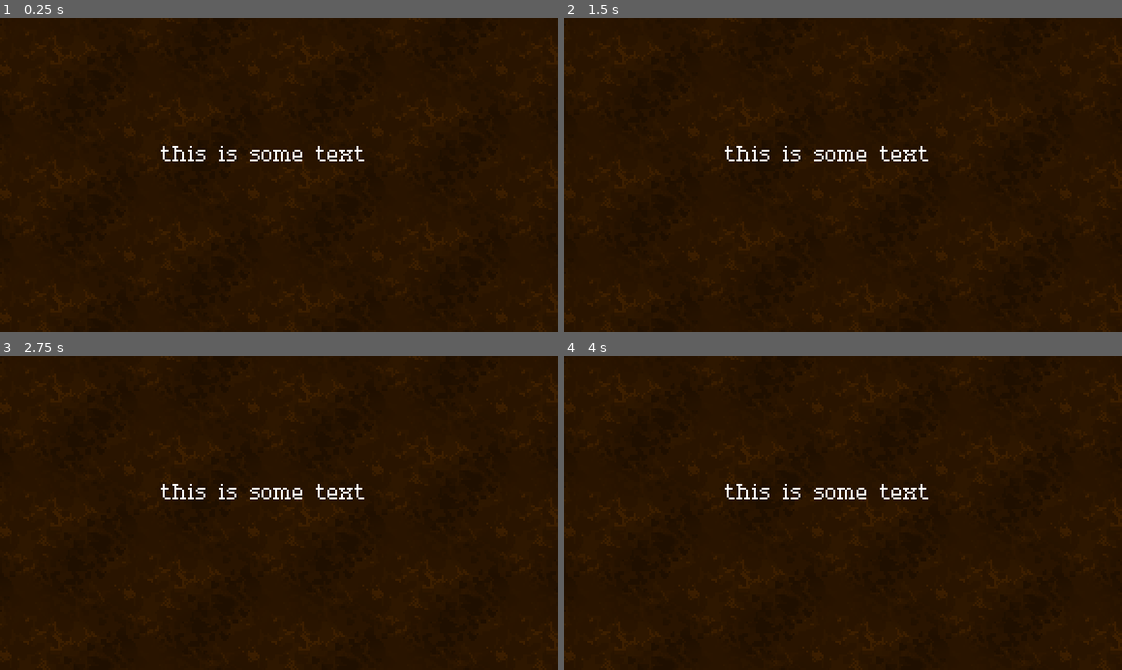
Above: before the commit, frames 1-4 (two rows, left to right).
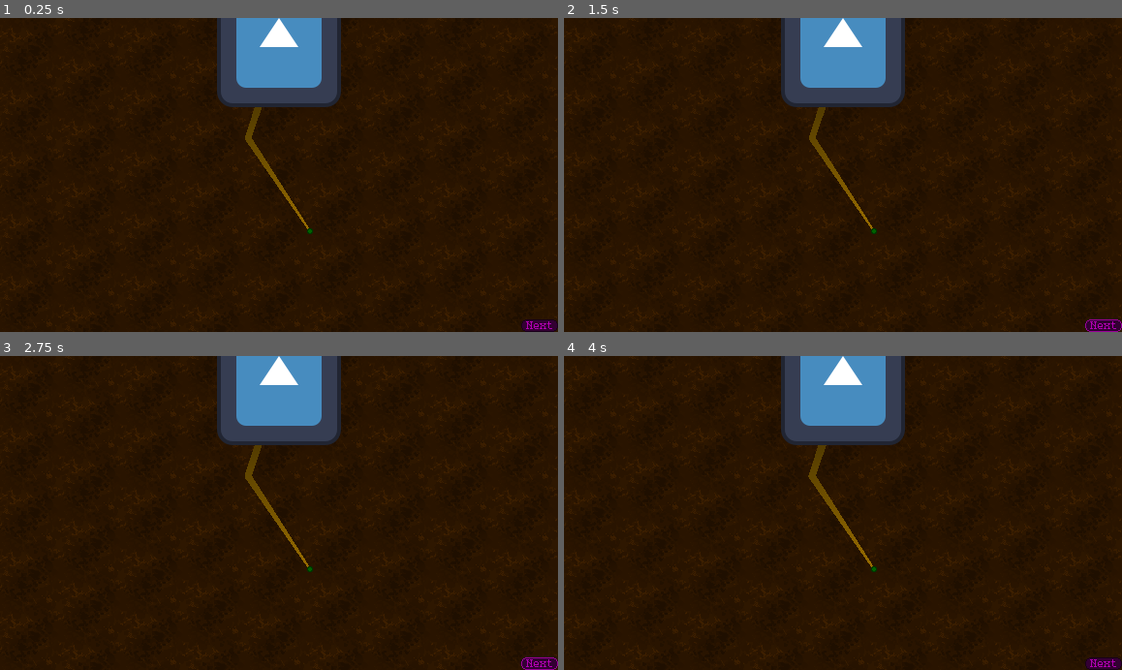
Above: after the commit, the same moments.

Repository: dragonryan06/trellis
Game: Godot game, scene res://test_world.tscn
Two runs of this game, one before a commit and one after it. Both use one fixed random seed, a clock stepped at 60 frames per second and the inputs below. The engine's default icon, where the game draws it, is replaced by a stand-in: a white triangle on a blue panel in a dark square.
Inputs (mouse positions are in pixels of both pictures, inside the frame that each line leads up to):
- Up to frame 1 (0.25 s): no input
- Up to frame 2 (1.5 s): click (1105, 325) at 0.5 s, where only the run after the commit has a clickable "Next"; click (1105, 325) at 1.25 s, where only the run after the commit has a clickable "Next"
- Up to frame 3 (2.75 s): click (541, 663) at 2 s, where only the run after the commit has a clickable "Next"
- Up to frame 4 (4 s): tap Enter at 2.75 s; move the mouse to (965, 497) at 2.77 s; click (965, 497) at 2.92 s; tap Space at 3.5 s; drag from (731, 528) to (815, 575) at 3.52 s

The runs differ from the first frame. In frame 1, 8.0% of the frame differs, in the area x 0-100%, y 0-100%; in frame 2, 8.0%; in frame 3, 8.1%; in frame 4, 8.1%.

Commit message:
Growth handle, root grows to its position each time the turn advances

Diff:
--- /dev/null
+++ b/main_theme.tres
@@ -0,0 +1,51 @@
+[gd_resource type="Theme" format=3 uid="uid://c6s72vx1a2s52"]
+
+[sub_resource type="FontVariation" id="FontVariation_gsqoc"]
+baseline_offset = 0.125
+
+[sub_resource type="StyleBoxFlat" id="StyleBoxFlat_470mv"]
+bg_color = Color(0.2, 0, 0.2, 1)
+border_width_left = 1
+border_width_top = 1
+border_width_right = 1
+border_width_bottom = 1
+border_color = Color(0.6, 0, 0.6, 1)
+corner_radius_top_left = 6
+corner_radius_top_right = 6
+corner_radius_bottom_right = 6
+corner_radius_bottom_left = 6
+anti_aliasing = false
+
+[sub_resource type="StyleBoxFlat" id="StyleBoxFlat_gsqoc"]
+bg_color = Color(0.2, 0, 0.2, 1)
+border_width_left = 1
+border_width_top = 1
+border_width_right = 1
+border_width_bottom = 1
+border_color = Color(0.1, 0, 0.1, 1)
+corner_radius_top_left = 6
+corner_radius_top_right = 6
+corner_radius_bottom_right = 6
+corner_radius_bottom_left = 6
+anti_aliasing = false
+
+[sub_resource type="StyleBoxFlat" id="StyleBoxFlat_a2l2q"]
+bg_color = Color(0.5, 0, 0.5, 1)
+border_width_left = 1
+border_width_top = 1
+border_width_right = 1
+border_width_bottom = 1
+border_color = Color(0.6, 0, 0.6, 1)
+corner_radius_top_left = 6
+corner_radius_top_right = 6
+corner_radius_bottom_right = 6
+corner_radius_bottom_left = 6
+anti_aliasing = false
+
+[resource]
+Button/font_sizes/font_size = 10
+Button/fonts/font = SubResource("FontVariation_gsqoc")
+Button/styles/hover = SubResource("StyleBoxFlat_470mv")
+Button/styles/normal = SubResource("StyleBoxFlat_gsqoc")
+Button/styles/normal_mirrored = null
+Button/styles/pressed = SubResource("StyleBoxFlat_a2l2q")
--- /dev/null
+++ b/meta/game_state.gd
@@ -0,0 +1,3 @@
+extends Node
+
+signal next_turn
--- /dev/null
+++ b/meta/test_world.gd
@@ -0,0 +1,4 @@
+extends Node2D
+
+func _on_next_turn_pressed() -> void:
+	GameState.next_turn.emit()
--- a/project.godot
+++ b/project.godot
@@ -15,10 +15,14 @@
 config/features=PackedStringArray("4.6", "Forward Plus")
 config/icon="res://icon.svg"
 
+[autoload]
+
+GameState="*uid://qsji6mfua05b"
+
 [display]
 
-window/size/viewport_width=288
-window/size/viewport_height=162
+window/size/viewport_width=576
+window/size/viewport_height=324
 window/size/mode=2
 window/stretch/mode="viewport"
 
@@ -28,6 +32,7 @@
 
 [gui]
 
+theme/custom="uid://c6s72vx1a2s52"
 theme/custom_font="uid://chrvuod120ci2"
 
 [physics]
--- /dev/null
+++ b/rooting/growth_handle.gd
@@ -0,0 +1,66 @@
+extends Area2D
+
+const MAX_DISPLACEMENT = 64.0
+
+var mouse_hover := false:
+	get:
+		return mouse_hover
+	set(value):
+		mouse_hover = value
+
+		if (mouse_drag):
+			return
+
+		$PointLight2D.enabled = mouse_hover
+
+		if (mouse_hover):
+			$AnimatedSprite2D.play(&"active")
+		else:
+			$AnimatedSprite2D.play(&"default")
+
+var mouse_drag := false:
+	get:
+		return mouse_drag
+	set(value):
+		if (!mouse_drag and value):
+			origin = position
+
+		mouse_drag = value
+
+		if (!mouse_hover and !mouse_drag):
+			$PointLight2D.enabled = false
+			$AnimatedSprite2D.play(&"default")
+
+var origin := Vector2(0.0, 0.0)
+var displacement := Vector2(0.0, 0.0)
+
+func _process(delta: float) -> void:
+	if (!mouse_drag):
+		return
+
+	position = get_parent().get_local_mouse_position()
+	displacement = position - origin
+
+	if (displacement.length() > MAX_DISPLACEMENT):
+		var clamped_displacement = displacement.limit_length(MAX_DISPLACEMENT)
+		position -= displacement - clamped_displacement
+		displacement = clamped_displacement
+
+func _unhandled_input(event: InputEvent) -> void:
+	if (!(event is InputEventMouseButton and event.button_index == MOUSE_BUTTON_LEFT)):
+		return
+
+	if (mouse_drag and !event.is_pressed()):
+		mouse_drag = false
+
+func _on_mouse_entered() -> void:
+	mouse_hover = true
+
+func _on_mouse_exited() -> void:
+	mouse_hover = false
+
+func _on_input_event(_viewport: Node, event: InputEvent, _shape_idx: int) -> void:
+	if (!(event is InputEventMouseButton and event.button_index == MOUSE_BUTTON_LEFT)):
+		return
+
+	mouse_drag = event.is_pressed()
--- /dev/null
+++ b/rooting/root.gd
@@ -0,0 +1,16 @@
+extends Line2D
+
+var root_tip_position: Vector2:
+	get:
+		return points[-1]
+	set(value):
+		points[-1] = value
+
+func _ready() -> void:
+	GameState.next_turn.connect(_on_next_turn)
+
+func _on_next_turn() -> void:
+	add_point(root_tip_position)
+	var tween = get_tree().create_tween().set_trans(Tween.TRANS_SINE)
+	tween.tween_property(self, "root_tip_position", $GrowthHandle.position, 1.0)
+	tween.tween_property(self, "width", width + 0.5, 1.0)
--- /dev/null
+++ b/rooting/root.tscn
@@ -0,0 +1,120 @@
+[gd_scene format=3 uid="uid://0nt8blcx0ock"]
+
+[ext_resource type="Script" uid="uid://d4lsfvbm0o7dk" path="res://rooting/growth_handle.gd" id="1_8mwy2"]
+[ext_resource type="Texture2D" uid="uid://dq7oyd34ucsih" path="res://rooting/grow_handle.png" id="1_q38kt"]
+[ext_resource type="Script" uid="uid://fsrspbj0b0vo" path="res://rooting/root.gd" id="1_sl3re"]
+
+[sub_resource type="Curve" id="Curve_gy3sr"]
+_data = [Vector2(0, 1), 0.0, 0.0, 0, 0, Vector2(0.75, 0.75280905), 0.0, 0.0, 0, 0, Vector2(1, 0.25), 0.0, 0.0, 0, 0]
+point_count = 3
+
+[sub_resource type="Gradient" id="Gradient_gy3sr"]
+colors = PackedColorArray(0.2, 0.14333335, 0, 1, 0.6, 0.43000004, 0, 1)
+
+[sub_resource type="CircleShape2D" id="CircleShape2D_wsw62"]
+
+[sub_resource type="CanvasItemMaterial" id="CanvasItemMaterial_q38kt"]
+light_mode = 1
+
+[sub_resource type="AtlasTexture" id="AtlasTexture_q38kt"]
+atlas = ExtResource("1_q38kt")
+region = Rect2(8, 0, 8, 8)
+
+[sub_resource type="AtlasTexture" id="AtlasTexture_8mwy2"]
+atlas = ExtResource("1_q38kt")
+region = Rect2(16, 0, 8, 8)
+
+[sub_resource type="AtlasTexture" id="AtlasTexture_sl3re"]
+atlas = ExtResource("1_q38kt")
+region = Rect2(0, 8, 8, 8)
+
+[sub_resource type="AtlasTexture" id="AtlasTexture_ft56i"]
+atlas = ExtResource("1_q38kt")
+region = Rect2(8, 8, 8, 8)
+
+[sub_resource type="AtlasTexture" id="AtlasTexture_72iej"]
+atlas = ExtResource("1_q38kt")
+region = Rect2(16, 8, 8, 8)
+
+[sub_resource type="AtlasTexture" id="AtlasTexture_d8a3x"]
+atlas = ExtResource("1_q38kt")
+region = Rect2(0, 16, 8, 8)
+
+[sub_resource type="AtlasTexture" id="AtlasTexture_bsxey"]
+atlas = ExtResource("1_q38kt")
+region = Rect2(0, 0, 8, 8)
+
+[sub_resource type="SpriteFrames" id="SpriteFrames_d8a3x"]
+animations = [{
+"frames": [{
+"duration": 1.0,
+"texture": SubResource("AtlasTexture_q38kt")
+}, {
+"duration": 1.0,
+"texture": SubResource("AtlasTexture_8mwy2")
+}, {
+"duration": 1.0,
+"texture": SubResource("AtlasTexture_sl3re")
+}, {
+"duration": 1.0,
+"texture": SubResource("AtlasTexture_ft56i")
+}, {
+"duration": 1.0,
+"texture": SubResource("AtlasTexture_72iej")
+}, {
+"duration": 1.0,
+"texture": SubResource("AtlasTexture_d8a3x")
+}],
+"loop": true,
+"name": &"active",
+"speed": 6.0
+}, {
+"frames": [{
+"duration": 1.0,
+"texture": SubResource("AtlasTexture_bsxey")
+}],
+"loop": true,
+"name": &"default",
+"speed": 6.0
+}]
+
+[sub_resource type="Gradient" id="Gradient_sl3re"]
+colors = PackedColorArray(1, 1, 1, 1, 0, 0, 0, 1)
+
+[sub_resource type="GradientTexture2D" id="GradientTexture2D_ft56i"]
+gradient = SubResource("Gradient_sl3re")
+width = 32
+height = 32
+fill = 1
+fill_from = Vector2(0.5, 0.5)
+fill_to = Vector2(0.9, 0.9)
+
+[node name="Root" type="Line2D" unique_id=686598111]
+show_behind_parent = true
+width = 8.0
+width_curve = SubResource("Curve_gy3sr")
+default_color = Color(0.53, 0.37983334, 0, 1)
+gradient = SubResource("Gradient_gy3sr")
+joint_mode = 2
+end_cap_mode = 2
+round_precision = 16
+script = ExtResource("1_sl3re")
+
+[node name="GrowthHandle" type="Area2D" parent="." unique_id=2062171075]
+script = ExtResource("1_8mwy2")
+
+[node name="CollisionShape2D" type="CollisionShape2D" parent="GrowthHandle" unique_id=2005075403]
+shape = SubResource("CircleShape2D_wsw62")
+
+[node name="AnimatedSprite2D" type="AnimatedSprite2D" parent="GrowthHandle" unique_id=1741486146]
+material = SubResource("CanvasItemMaterial_q38kt")
+sprite_frames = SubResource("SpriteFrames_d8a3x")
+
+[node name="PointLight2D" type="PointLight2D" parent="GrowthHandle" unique_id=781616667]
+enabled = false
+color = Color(0, 1, 0.01666665, 1)
+texture = SubResource("GradientTexture2D_ft56i")
+
+[connection signal="input_event" from="GrowthHandle" to="GrowthHandle" method="_on_input_event"]
+[connection signal="mouse_entered" from="GrowthHandle" to="GrowthHandle" method="_on_mouse_entered"]
+[connection signal="mouse_exited" from="GrowthHandle" to="GrowthHandle" method="_on_mouse_exited"]
--- /dev/null
+++ b/rooting/root_system.tscn
@@ -0,0 +1,126 @@
+[gd_scene format=3 uid="uid://dgqsxm6vmlr5g"]
+
+[ext_resource type="Texture2D" uid="uid://8t7cpkft333t" path="res://icon.svg" id="1_dsdun"]
+[ext_resource type="Script" uid="uid://d4lsfvbm0o7dk" path="res://rooting/growth_handle.gd" id="2_kn7e2"]
+[ext_resource type="Script" uid="uid://fsrspbj0b0vo" path="res://rooting/root.gd" id="2_kvdd2"]
+[ext_resource type="Texture2D" uid="uid://dq7oyd34ucsih" path="res://rooting/grow_handle.png" id="3_kvdd2"]
+
+[sub_resource type="Curve" id="Curve_gy3sr"]
+_data = [Vector2(0, 1), 0.0, 0.0, 0, 0, Vector2(0.75, 0.75280905), 0.0, 0.0, 0, 0, Vector2(1, 0.25), 0.0, 0.0, 0, 0]
+point_count = 3
+
+[sub_resource type="Gradient" id="Gradient_gy3sr"]
+colors = PackedColorArray(0.2, 0.14333335, 0, 1, 0.6, 0.43000004, 0, 1)
+
+[sub_resource type="CircleShape2D" id="CircleShape2D_wsw62"]
+
+[sub_resource type="CanvasItemMaterial" id="CanvasItemMaterial_q38kt"]
+light_mode = 1
+
+[sub_resource type="AtlasTexture" id="AtlasTexture_q38kt"]
+atlas = ExtResource("3_kvdd2")
+region = Rect2(8, 0, 8, 8)
+
+[sub_resource type="AtlasTexture" id="AtlasTexture_8mwy2"]
+atlas = ExtResource("3_kvdd2")
+region = Rect2(16, 0, 8, 8)
+
+[sub_resource type="AtlasTexture" id="AtlasTexture_sl3re"]
+atlas = ExtResource("3_kvdd2")
+region = Rect2(0, 8, 8, 8)
+
+[sub_resource type="AtlasTexture" id="AtlasTexture_ft56i"]
+atlas = ExtResource("3_kvdd2")
+region = Rect2(8, 8, 8, 8)
+
+[sub_resource type="AtlasTexture" id="AtlasTexture_72iej"]
+atlas = ExtResource("3_kvdd2")
+region = Rect2(16, 8, 8, 8)
+
+[sub_resource type="AtlasTexture" id="AtlasTexture_d8a3x"]
+atlas = ExtResource("3_kvdd2")
+region = Rect2(0, 16, 8, 8)
+
+[sub_resource type="AtlasTexture" id="AtlasTexture_bsxey"]
+atlas = ExtResource("3_kvdd2")
+region = Rect2(0, 0, 8, 8)
+
+[sub_resource type="SpriteFrames" id="SpriteFrames_d8a3x"]
+animations = [{
+"frames": [{
+"duration": 1.0,
+"texture": SubResource("AtlasTexture_q38kt")
+}, {
+"duration": 1.0,
+"texture": SubResource("AtlasTexture_8mwy2")
+}, {
+"duration": 1.0,
+"texture": SubResource("AtlasTexture_sl3re")
+}, {
+"duration": 1.0,
+"texture": SubResource("AtlasTexture_ft56i")
+}, {
+"duration": 1.0,
+"texture": SubResource("AtlasTexture_72iej")
+}, {
+"duration": 1.0,
+"texture": SubResource("AtlasTexture_d8a3x")
+}],
+"loop": true,
+"name": &"active",
+"speed": 6.0
+}, {
+"frames": [{
+"duration": 1.0,
+"texture": SubResource("AtlasTexture_bsxey")
+}],
+"loop": true,
+"name": &"default",
+"speed": 6.0
+}]
+
+[sub_resource type="Gradient" id="Gradient_sl3re"]
+colors = PackedColorArray(1, 1, 1, 1, 0, 0, 0, 1)
+
+[sub_resource type="GradientTexture2D" id="GradientTexture2D_ft56i"]
+gradient = SubResource("Gradient_sl3re")
+width = 32
+height = 32
+fill = 1
+fill_from = Vector2(0.5, 0.5)
+fill_to = Vector2(0.9, 0.9)
+
+[node name="RootSystem" type="Sprite2D" unique_id=435886559]
+texture = ExtResource("1_dsdun")
+
+[node name="Taproot" type="Line2D" parent="." unique_id=686598111]
+show_behind_parent = true
+points = PackedVector2Array(0, 0, -32, 96, 32, 192)
+width = 8.0
+width_curve = SubResource("Curve_gy3sr")
+default_color = Color(0.53, 0.37983334, 0, 1)
+gradient = SubResource("Gradient_gy3sr")
+joint_mode = 2
+end_cap_mode = 2
+round_precision = 16
+script = ExtResource("2_kvdd2")
+
+[node name="GrowthHandle" type="Area2D" parent="Taproot" unique_id=2062171075]
+position = Vector2(32, 192)
+script = ExtResource("2_kn7e2")
+
+[node name="CollisionShape2D" type="CollisionShape2D" parent="Taproot/GrowthHandle" unique_id=2005075403]
+shape = SubResource("CircleShape2D_wsw62")
+
+[node name="AnimatedSprite2D" type="AnimatedSprite2D" parent="Taproot/GrowthHandle" unique_id=1741486146]
+material = SubResource("CanvasItemMaterial_q38kt")
+sprite_frames = SubResource("SpriteFrames_d8a3x")
+
+[node name="PointLight2D" type="PointLight2D" parent="Taproot/GrowthHandle" unique_id=781616667]
+enabled = false
+color = Color(0, 1, 0.01666665, 1)
+texture = SubResource("GradientTexture2D_ft56i")
+
+[connection signal="input_event" from="Taproot/GrowthHandle" to="Taproot/GrowthHandle" method="_on_input_event"]
+[connection signal="mouse_entered" from="Taproot/GrowthHandle" to="Taproot/GrowthHandle" method="_on_mouse_entered"]
+[connection signal="mouse_exited" from="Taproot/GrowthHandle" to="Taproot/GrowthHandle" method="_on_mouse_exited"]
--- a/test_world.tscn
+++ b/test_world.tscn
@@ -1,17 +1,11 @@
 [gd_scene format=3 uid="uid://b060chk8lvhk"]
 
+[ext_resource type="Script" uid="uid://j0a2ggokrtd4" path="res://meta/test_world.gd" id="1_1lwx6"]
 [ext_resource type="Texture2D" uid="uid://dkyja5sv2j55t" path="res://test-dirt.png" id="1_dxppu"]
-[ext_resource type="Script" uid="uid://dlnnggt0673vk" path="res://pixel_lines_test.gd" id="1_gy3sr"]
-
-[sub_resource type="Curve" id="Curve_gy3sr"]
-_data = [Vector2(0, 1), 0.0, 0.0, 0, 0, Vector2(0.75, 0.75280905), 0.0, 0.0, 0, 0, Vector2(1, 0.25), 0.0, 0.0, 0, 0]
-point_count = 3
-
-[sub_resource type="Gradient" id="Gradient_gy3sr"]
-colors = PackedColorArray(0.2, 0.14333335, 0, 1, 0.6, 0.43000004, 0, 1)
+[ext_resource type="PackedScene" uid="uid://dgqsxm6vmlr5g" path="res://rooting/root_system.tscn" id="3_1lwx6"]
 
 [node name="TestWorld" type="Node2D" unique_id=1425755023]
-script = ExtResource("1_gy3sr")
+script = ExtResource("1_1lwx6")
 
 [node name="Backdrop" type="Parallax2D" parent="." unique_id=526665694]
 repeat_size = Vector2(128, 64)
@@ -19,23 +13,30 @@
 
 [node name="TestDirt" type="Sprite2D" parent="Backdrop" unique_id=895730976]
 texture_repeat = 2
+position = Vector2(288, 144)
 texture = ExtResource("1_dxppu")
 
 [node name="PlayerCamera" type="Camera2D" parent="." unique_id=524478451]
 
-[node name="LineBase" type="Line2D" parent="." unique_id=1293073925]
-width = 8.0
-width_curve = SubResource("Curve_gy3sr")
-default_color = Color(0.53, 0.37983334, 0, 1)
-gradient = SubResource("Gradient_gy3sr")
-joint_mode = 2
-end_cap_mode = 2
-round_precision = 16
+[node name="RootSystem" parent="." unique_id=435886559 instance=ExtResource("3_1lwx6")]
+position = Vector2(0, -134)
 
-[node name="Label" type="Label" parent="." unique_id=740516661]
-offset_left = -61.0
-offset_top = -15.0
-offset_right = 24.0
-offset_bottom = 1.0
+[node name="HUD" type="CanvasLayer" parent="." unique_id=830647743]
+
+[node name="Next Turn" type="Button" parent="HUD" unique_id=563725011]
+anchors_preset = 3
+anchor_left = 1.0
+anchor_top = 1.0
+anchor_right = 1.0
+anchor_bottom = 1.0
+offset_left = -38.0
+offset_top = -13.0
+grow_horizontal = 0
+grow_vertical = 0
+theme_override_colors/font_color = Color(0.7, 0, 0.7, 1)
+theme_override_colors/font_pressed_color = Color(0.2, 0, 0.2, 1)
+theme_override_colors/font_hover_color = Color(0.69803923, 0, 0.69803923, 1)
 theme_override_font_sizes/font_size = 10
-text = "this is some text"
+text = "Next"
+
+[connection signal="pressed" from="HUD/Next Turn" to="." method="_on_next_turn_pressed"]
Renamed: Fonts/readme.txt -> fonts/readme.txt
Renamed: Fonts/serif_pixel-7.ttf -> fonts/serif_pixel-7.ttf
Not shown, changed: fonts/serif_pixel-7.ttf.import
Not shown, added: meta/game_state.gd.uid
Not shown, added: meta/test_world.gd.uid
Binary file added: rooting/grow_handle.png
Not shown, added: rooting/grow_handle.png.import
Not shown, added: rooting/growth_handle.gd.uid
Renamed: pixel_lines_test.gd -> rooting/pixel_lines_test.gd
Renamed: pixel_lines_test.gd.uid -> rooting/pixel_lines_test.gd.uid
Not shown, added: rooting/root.gd.uid
